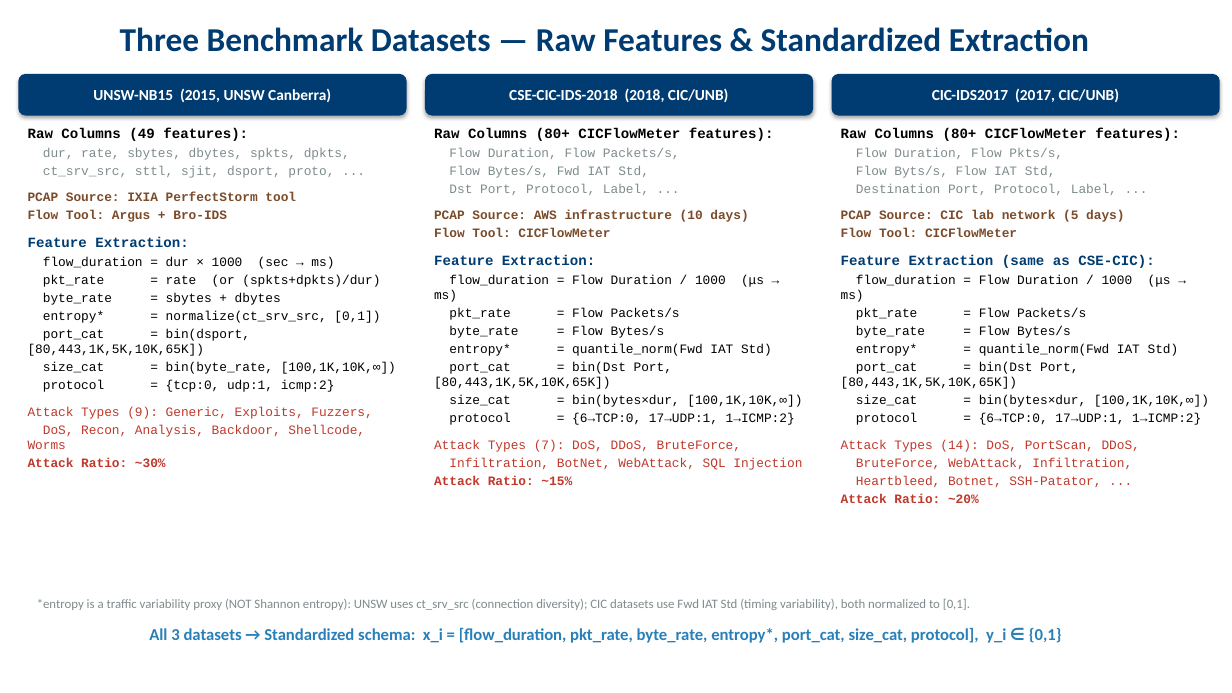
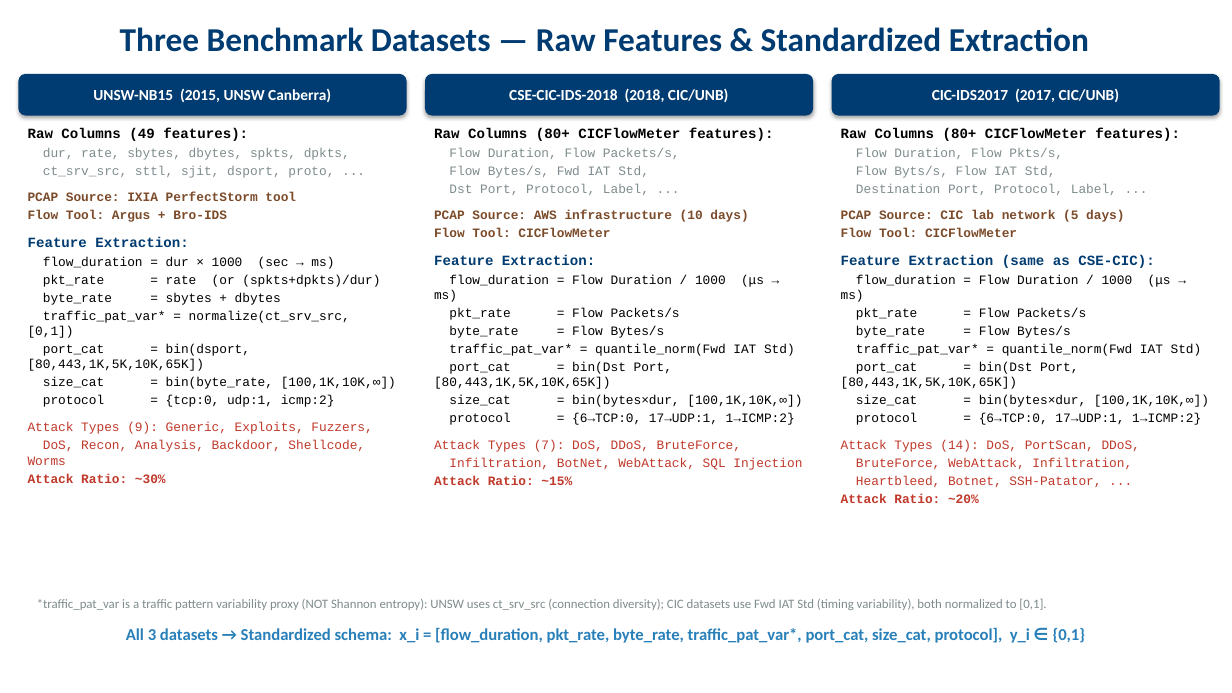
Before and after one commit to pcy12345/adaptive-ids-asrrl, a slide deck: slide 3 of ASRRL_Methodology.pptx. Drawn at 1232x693 pixels with LibreOffice and Linux fonts; fonts in the diff are those of the drawing. Boxes give left, top, right and bottom in pixels: in the first picture for what was removed or moved away, otherwise in the second. Text is boxed around its words. In the diff, an @@ line names an element or a change of style, - is before the commit and + after.

```diff
--- a/ASRRL_Methodology.pptx
+++ b/ASRRL_Methodology.pptx
@@ text at (x1=28, y1=310, x2=350, y2=338): text changed @@
-entropy* = normalize(ct_srv_src, [0,1])
+traffic_pat_var* = normalize(ct_srv_src, [0,1])
@@ text at (x1=449, y1=344, x2=795, y2=356): text changed @@
-entropy* = quantile_norm(Fwd IAT Std)
+traffic_pat_var* = quantile_norm(Fwd IAT Std)
@@ text at (x1=856, y1=344, x2=1202, y2=356): text changed @@
-entropy* = quantile_norm(Fwd IAT Std)
+traffic_pat_var* = quantile_norm(Fwd IAT Std)
@@ text at (x1=37, y1=599, x2=1046, y2=610): text changed @@
-*entropy is a traffic variability proxy (NOT Shannon entropy): UNSW uses ct_srv_src (connection diversity); CIC datasets use Fwd IAT Std (timing variability), both normalized to [0,1].
+*traffic_pat_var is a traffic pattern variability proxy (NOT Shannon entropy): UNSW uses ct_srv_src (connection diversity); CIC datasets use Fwd IAT Std (timing variability), both normalized to [0,1].
@@ text at (x1=126, y1=627, x2=1086, y2=643): text changed @@
-All 3 datasets → Standardized schema: x_i = [flow_duration, pkt_rate, byte_rate, entropy*, port_cat, size_cat, protocol], y_i ∈ {0,1}
+All 3 datasets → Standardized schema: x_i = [flow_duration, pkt_rate, byte_rate, traffic_pat_var*, port_cat, size_cat, protocol], y_i ∈ {0,1}
```
Also in this commit, not shown: 3 other slides changed, 11 other files.
